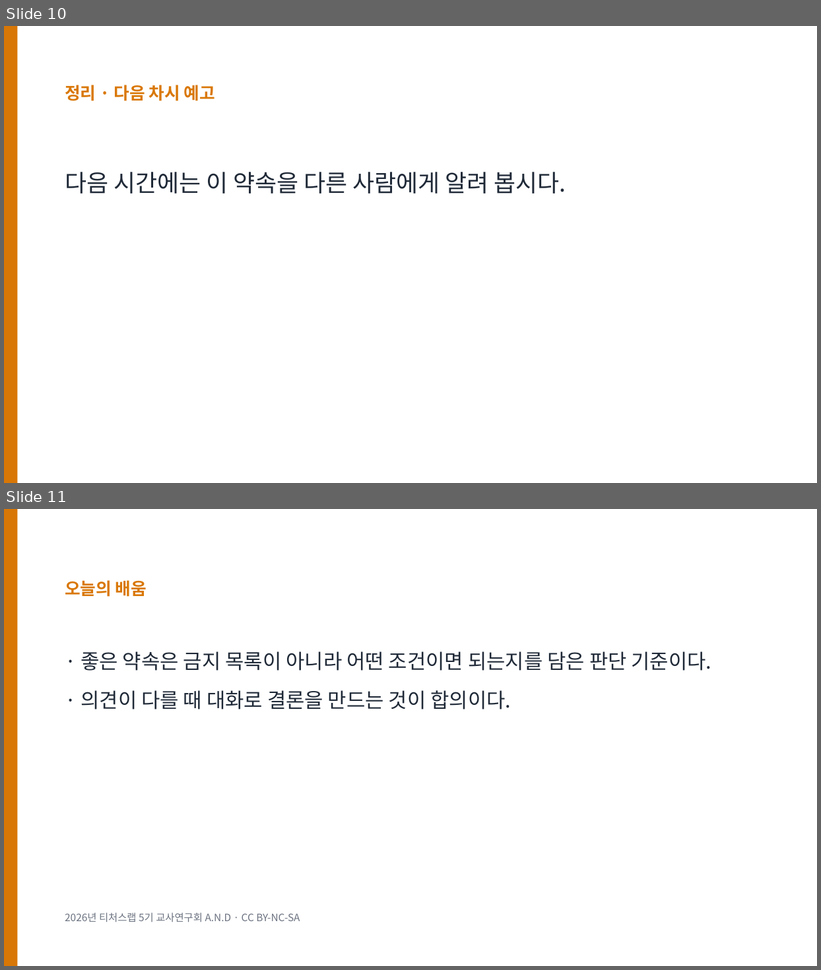
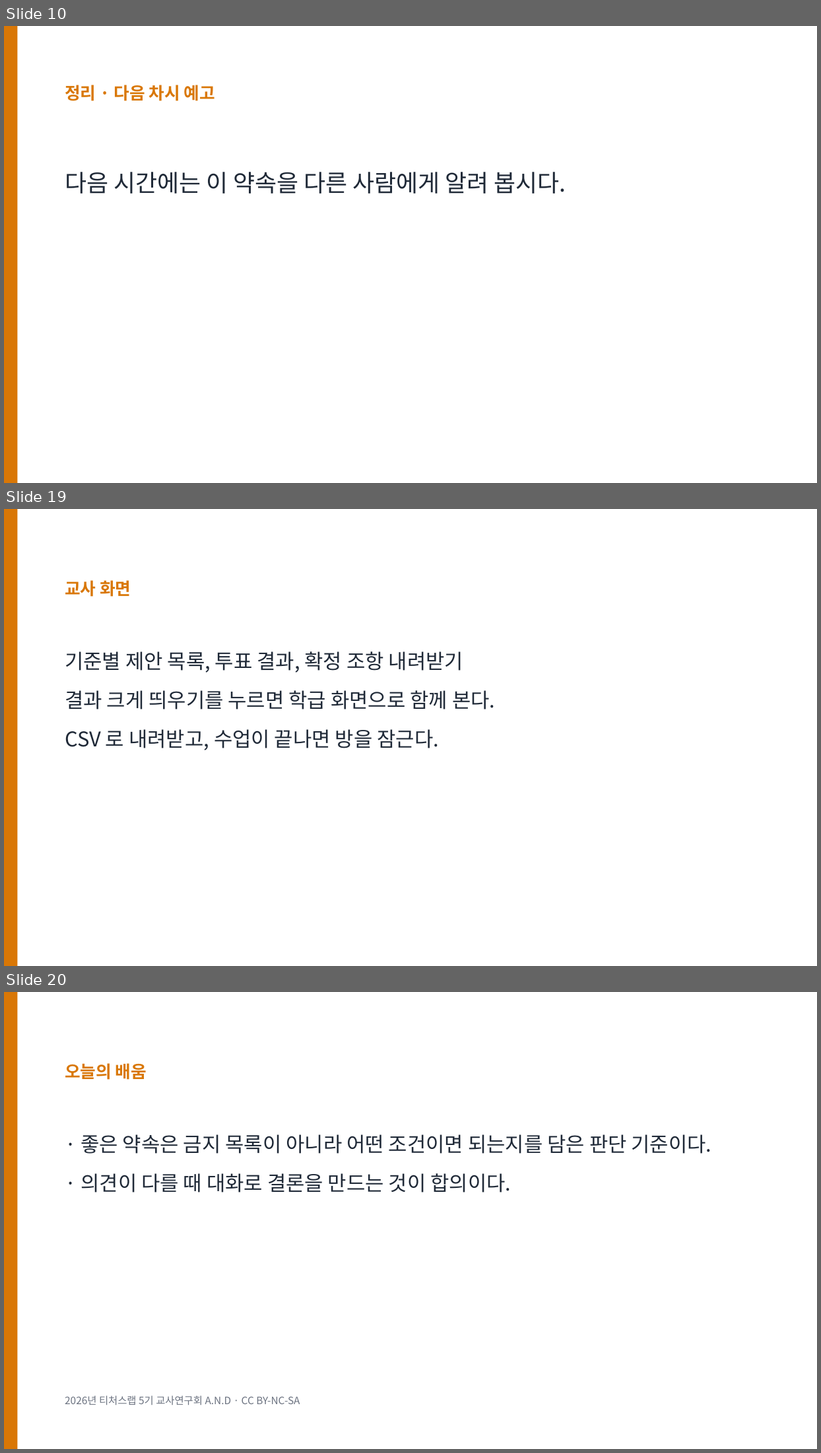
Before and after one commit to legoschool/wise-ai, a slide deck: files/WISE_L07_수업.pptx. Shown one above the other, each under a label of ours: slides 10 and 11 before the commit, slides 10, 19 and 20 after it; the slides between them are not shown. The pictures are 821x970 and 821x1453 pixels, drawn with LibreOffice and Linux fonts; fonts in the diff are those of the drawing. Boxes give left, top, right and bottom in pixels: in the first picture for what was removed or moved away, otherwise in the second. Text is boxed around its words. In the diff, an @@ line names an element or a change of style, - is before the commit and + after.

```diff
--- a/files/WISE_L07_수업.pptx
+++ b/files/WISE_L07_수업.pptx
@@ slide 19 added at [4,509,817,966], background #FFFFFF @@
@@ rectangle added at [4,509,17,966], fill #D97706 @@
@@ text added at [65,580,131,597], 20 pt, text #D97706, bold @@
+교사 화면
@@ text added at [65,652,495,751], 24 pt, text #1F2937 @@
+기준별 제안 목록, 투표 결과, 확정 조항 내려받기
+결과 크게 띄우기를 누르면 학급 화면으로 함께 본다.
+CSV 로 내려받고, 수업이 끝나면 방을 잠근다.
@@ what was slide 11 is now slide 20 @@
```
Also in this commit, not shown: 8 other slides added, 35 other files.
